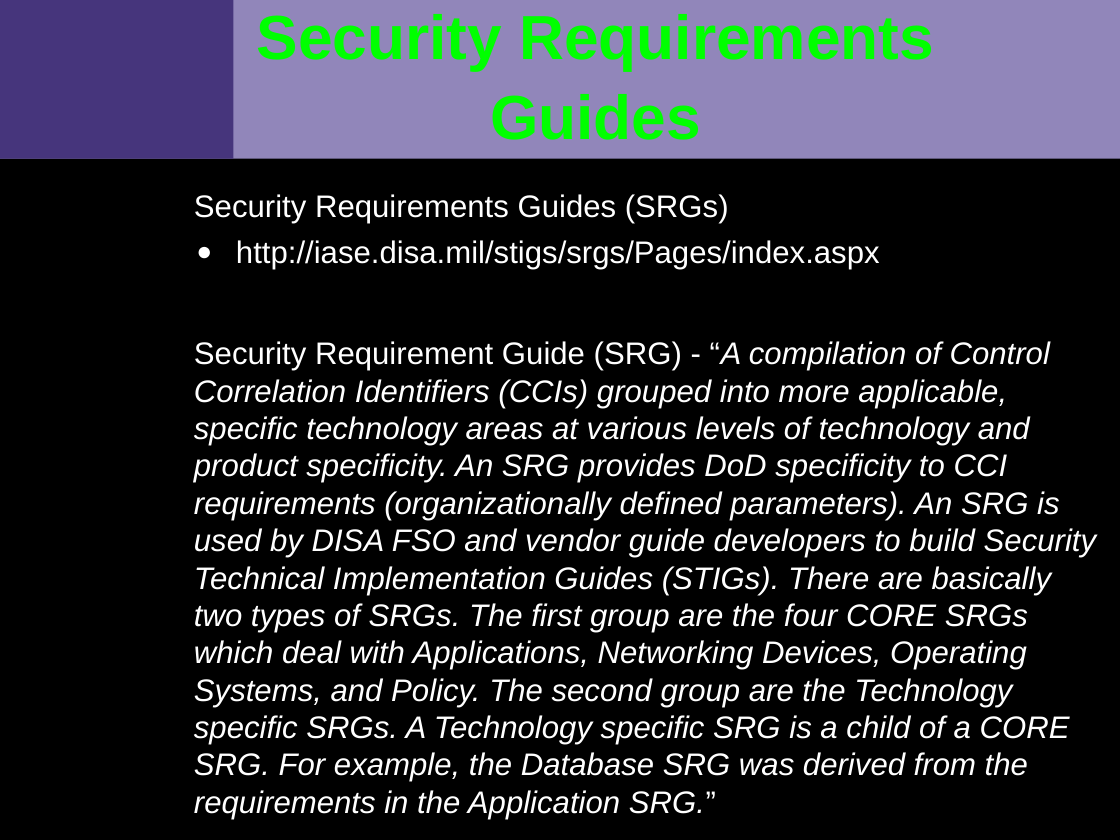
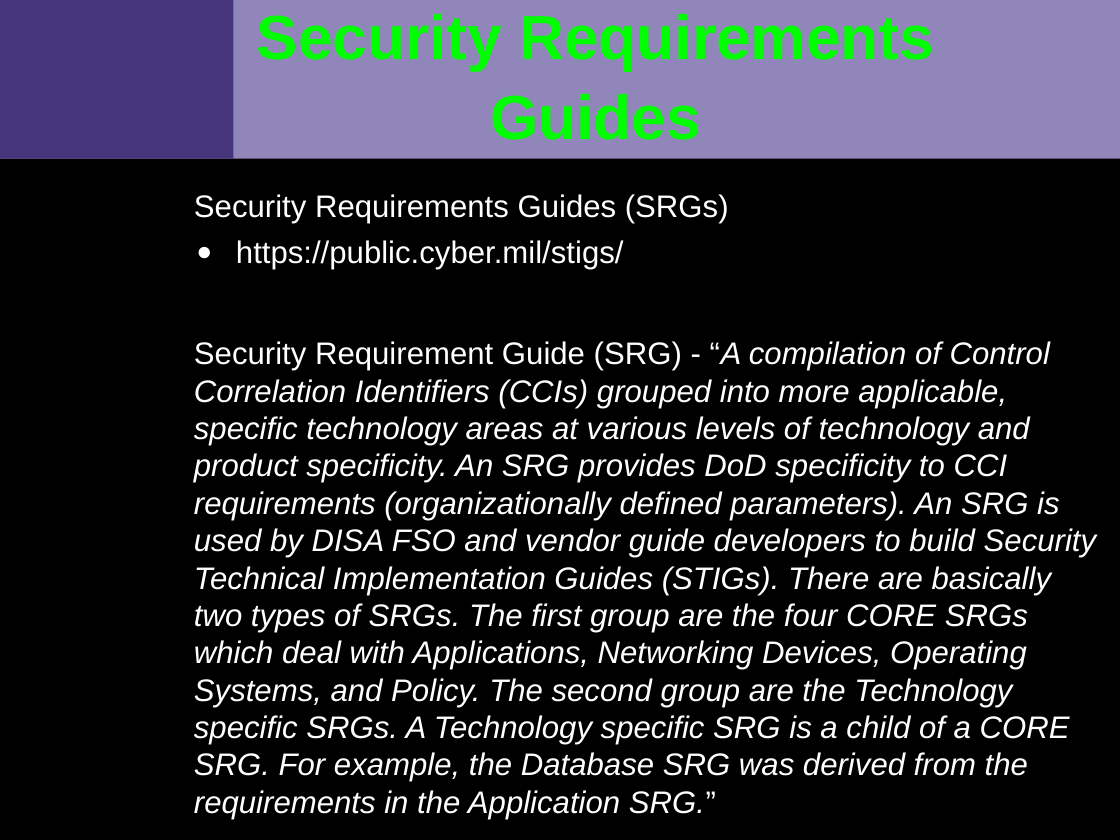
Before and after one commit to VCTLabs/elc2015-presentations, a slide deck: slide 6 of security_IoT/security_assessment_slides.odp. Drawn at 1120x840 pixels with LibreOffice and Linux fonts; fonts in the diff are those of the drawing; background and template pictures are left out. Boxes give left, top, right and bottom in pixels: in the first picture for what was removed or moved away, otherwise in the second. Text is boxed around its words. In the diff, an @@ line names an element or a change of style, - is before the commit and + after.

```diff
--- a/security_IoT/security_assessment_slides.odp
+++ b/security_IoT/security_assessment_slides.odp
@@ text at [236,240,624,269]: text changed @@
-  ● http://iase.disa.mil/stigs/srgs/Pages/index.aspx
+  ● https://public.cyber.mil/stigs/
```
Also in this commit, not shown: 4 other slides changed, 1 other file.
